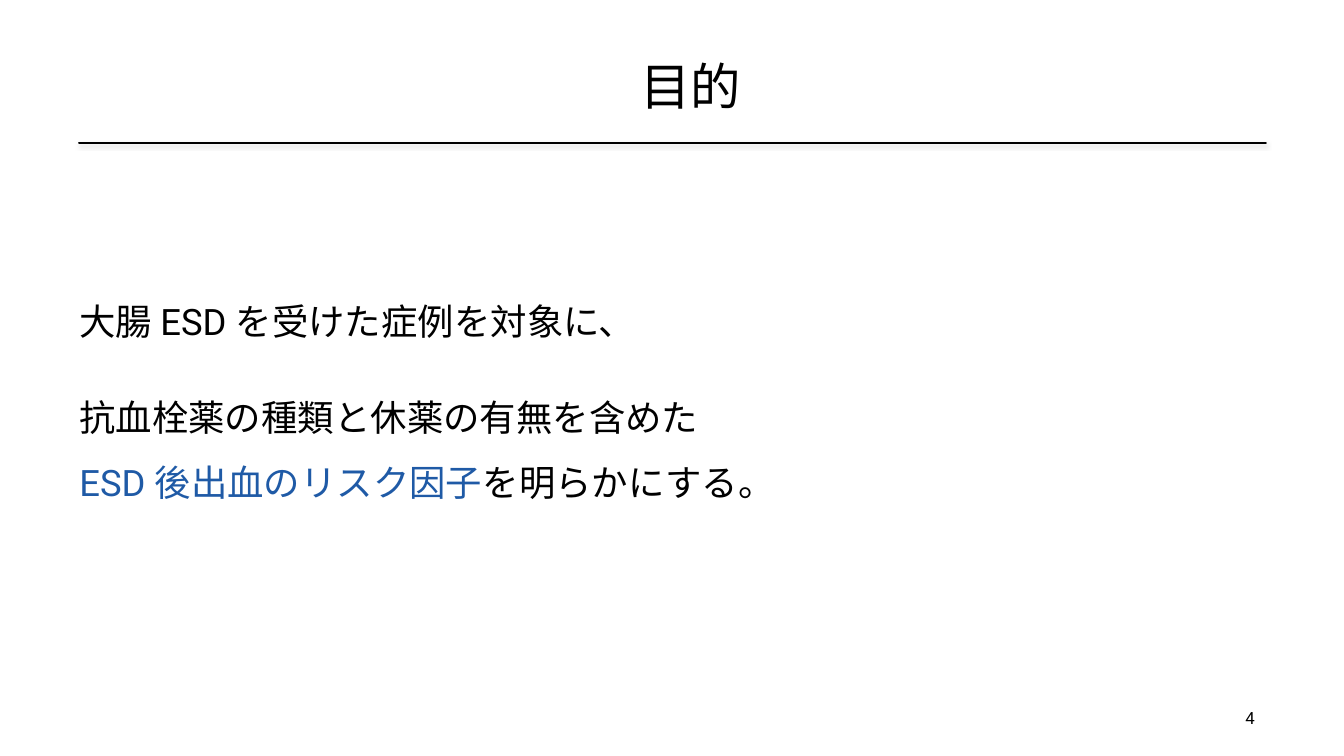
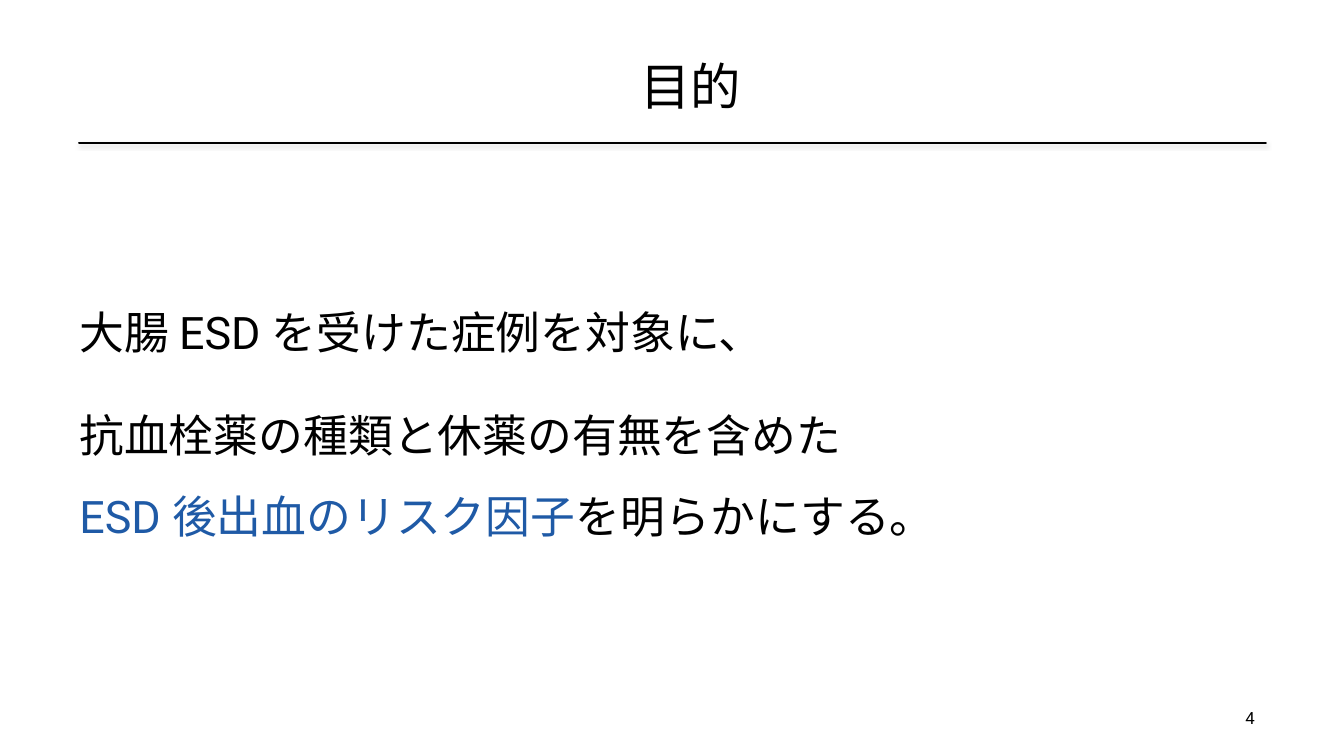
Before and after one commit to masa-med-ai/2026-7-Claude-, a slide deck: slide 4 of samples/学会発表サンプル2_ESD後出血_王道デザイン.pptx. Drawn at 1344x756 pixels with LibreOffice and Linux fonts; fonts in the diff are those of the drawing; background and template pictures are left out. Boxes give left, top, right and bottom in pixels: in the first picture for what was removed or moved away, otherwise in the second. Text is boxed around its words. In the diff, an @@ line names an element or a change of style, - is before the commit and + after.

```diff
--- a/samples/学会発表サンプル2_ESD後出血_王道デザイン.pptx
+++ b/samples/学会発表サンプル2_ESD後出血_王道デザイン.pptx
@@ text "大腸 ESD を受けた症例を対象に、" at [79,311,764,353]: size 26 to 32 pt @@
@@ text "抗血栓薬の種類と休薬の有無を含めた" at [79,414,935,537]: size 26 to 32 pt @@
@@ text "抗血栓薬の種類と休薬の有無を含めた": place and size @@
-text "抗血栓薬の種類と休薬の有無を含めた" at [79,400,775,499]
+text "抗血栓薬の種類と休薬の有無を含めた" at [79,414,935,537]
```
Also in this commit, not shown: 6 other slides changed, 2 other files.
